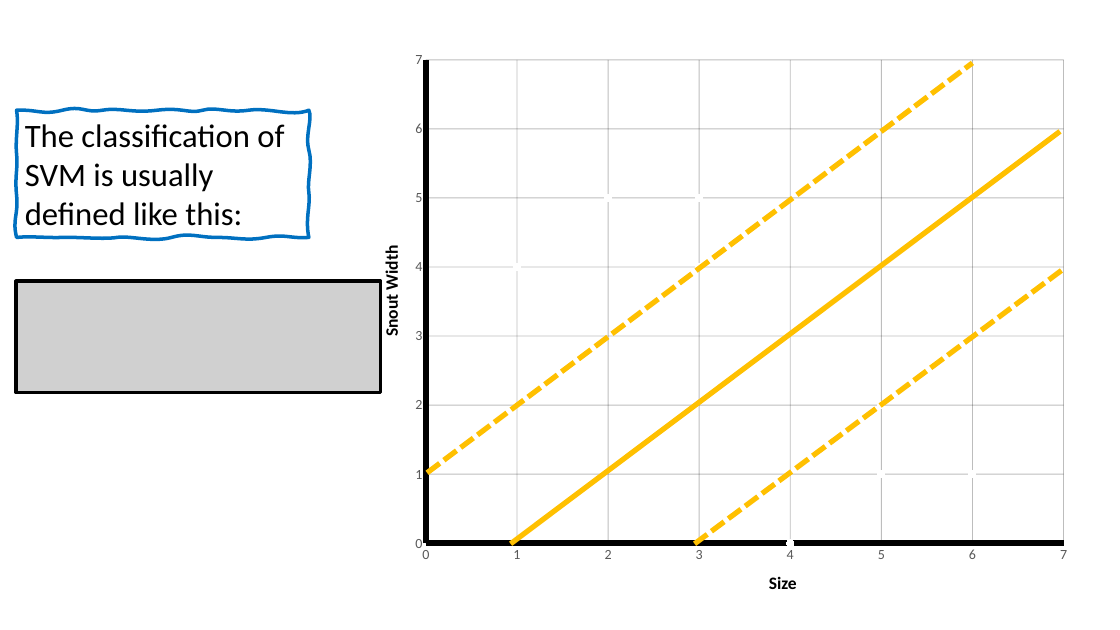
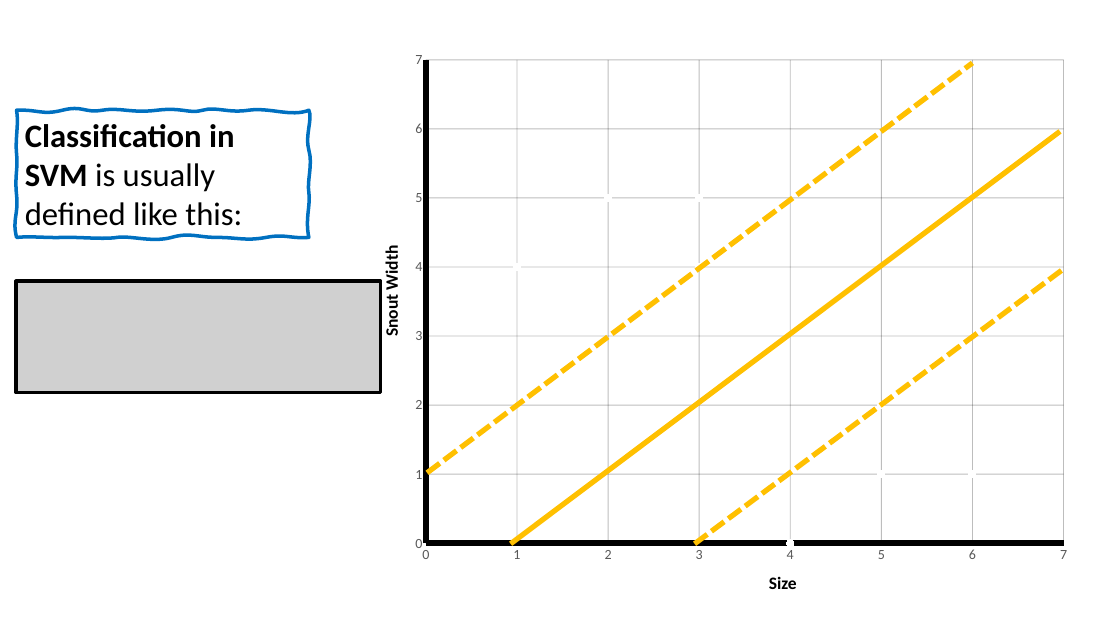
Before and after one commit to robitussin/CCMACLRL, a slide deck: slide 31 of 7 - Support Vector Machine/Support Vector Machine - Math.pptx (slide 34 before the commit). Drawn at 1120x630 pixels with LibreOffice and Linux fonts; fonts in the diff are those of the drawing; grey boxes stand for pictures; background and template pictures are left out. Boxes give left, top, right and bottom in pixels: in the first picture for what was removed or moved away, otherwise in the second. Text is boxed around its words. In the diff, an @@ line names an element or a change of style, - is before the commit and + after.

```diff
--- a/7 - Support Vector Machine/Support Vector Machine - Math.pptx
+++ b/7 - Support Vector Machine/Support Vector Machine - Math.pptx
@@ text in freeform shape at [25, 124, 242, 226]: text changed @@
-The classification of SVM is usually defined like this:
+Classification in SVM is usually defined like this:
```
Also in this commit, not shown: 15 other slides changed, 7 slides added, 13 slides removed.
